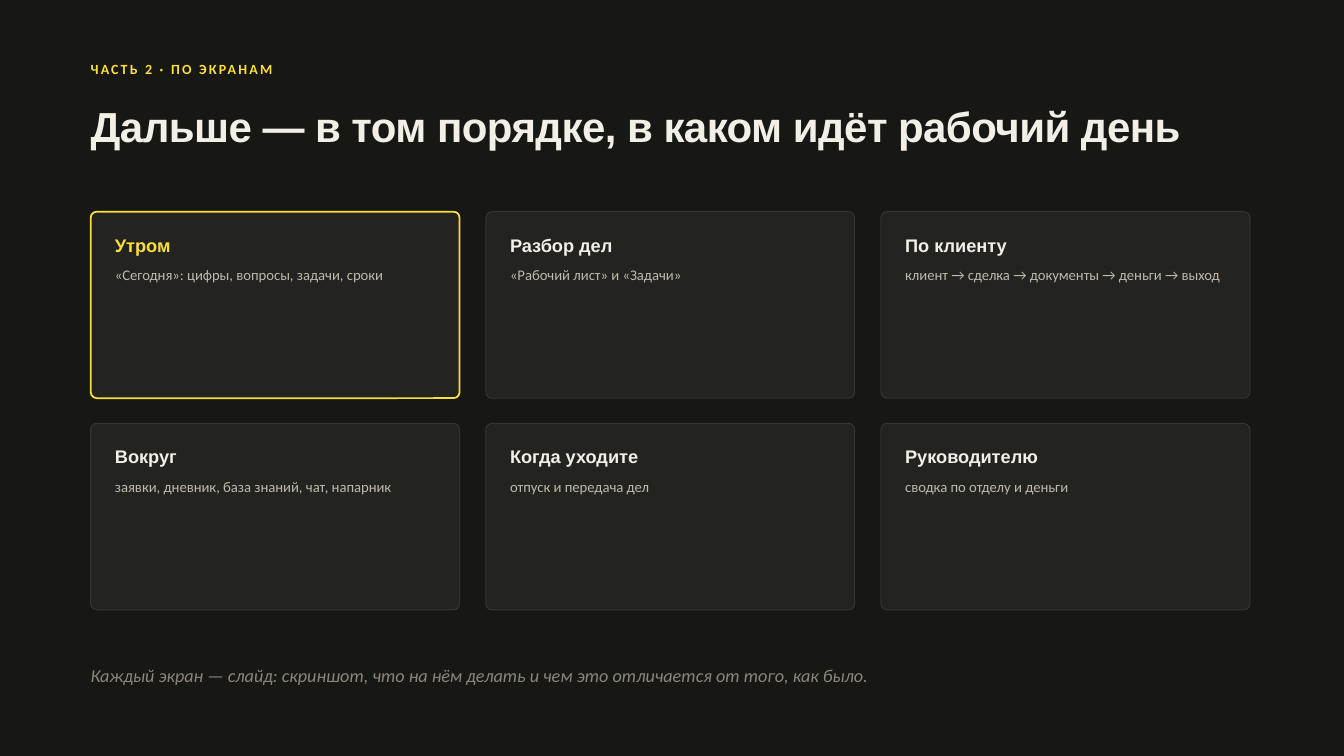
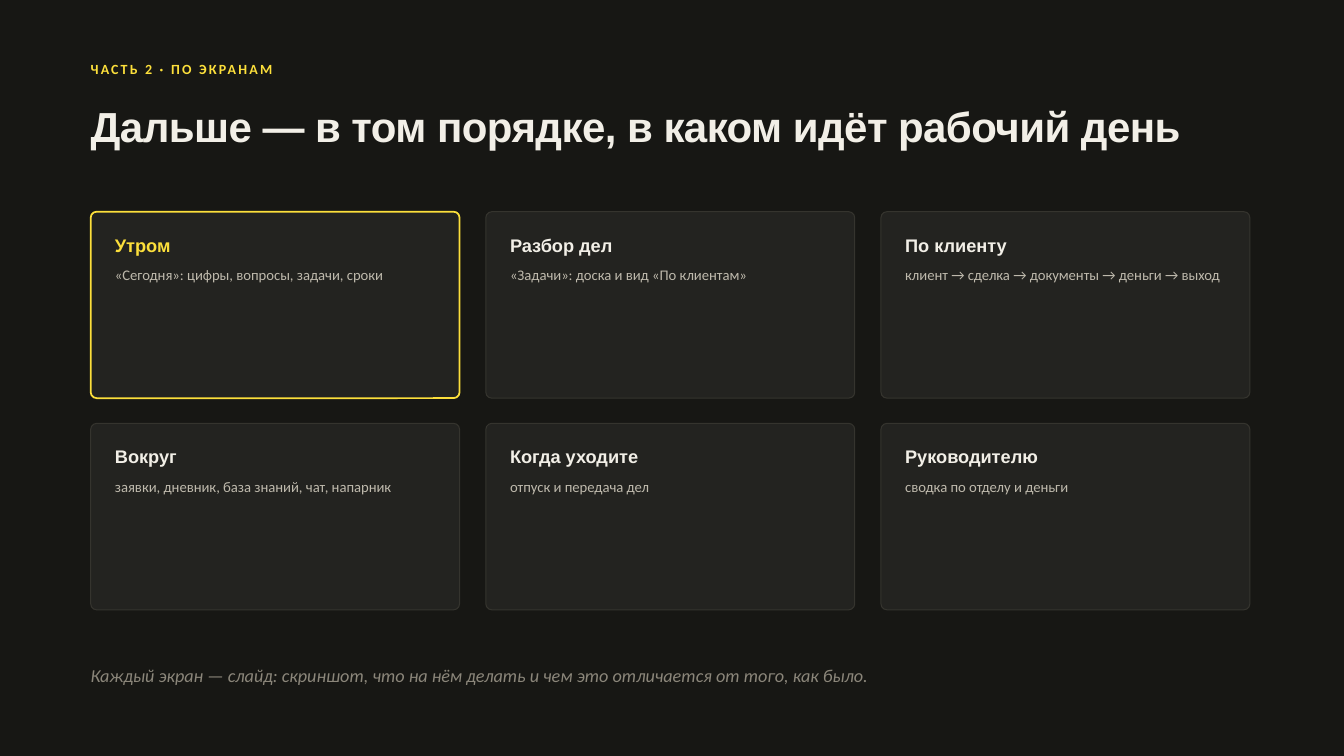
Before and after one commit to ArturFirstow/Colizeum__CRM, a slide deck: slide 5 of docs/Colizeum_Agency_обучение.pptx. Drawn at 1344x756 pixels with LibreOffice and Linux fonts; fonts in the diff are those of the drawing. Boxes give left, top, right and bottom in pixels: in the first picture for what was removed or moved away, otherwise in the second. Text is boxed around its words. In the diff, an @@ line names an element or a change of style, - is before the commit and + after.

```diff
--- a/docs/Colizeum_Agency_обучение.pptx
+++ b/docs/Colizeum_Agency_обучение.pptx
@@ text at [510,270,747,283]: text changed @@
-«Рабочий лист» и «Задачи»
+«Задачи»: доска и вид «По клиентам»
```
Also in this commit, not shown: 4 other slides changed, 11 other files.
